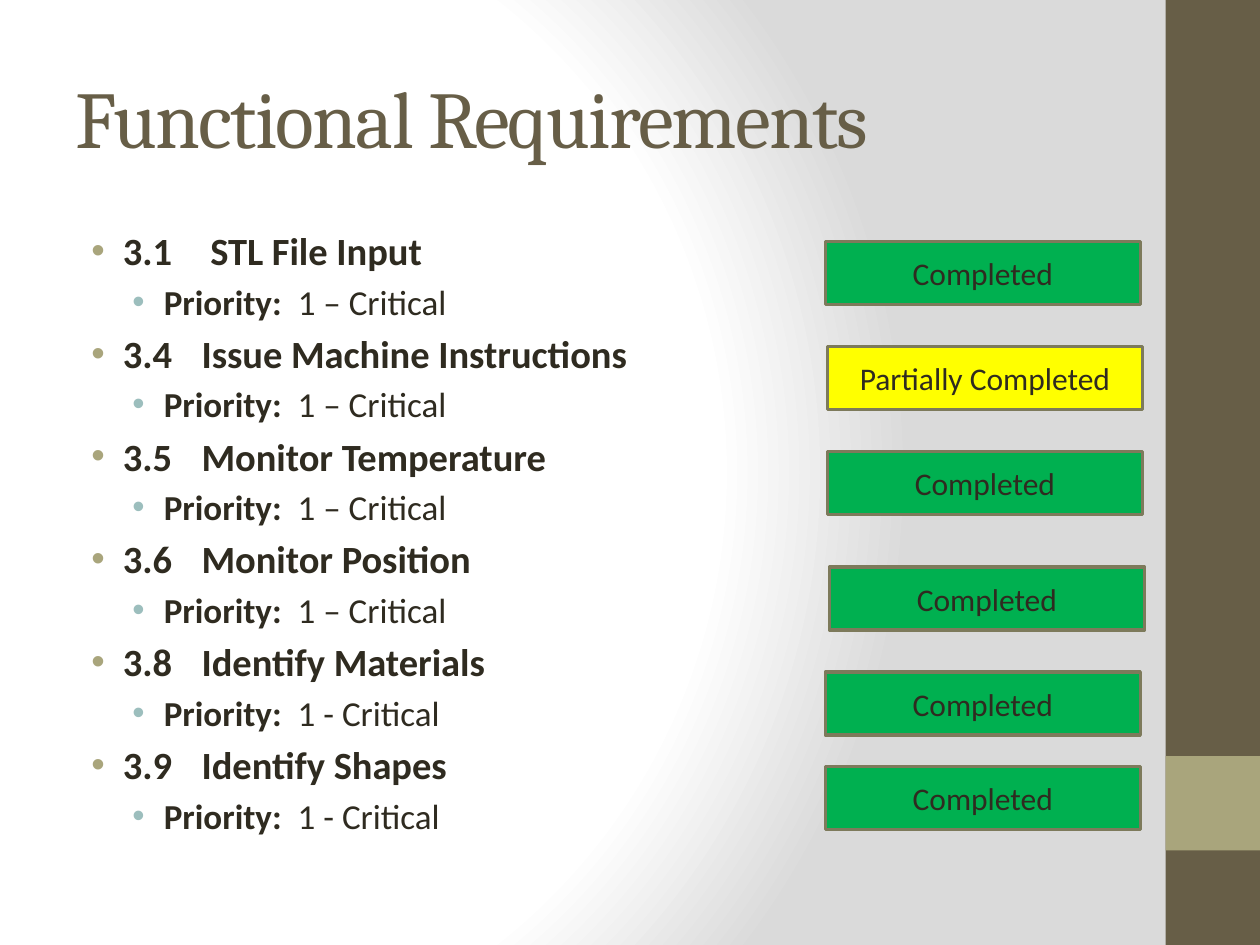
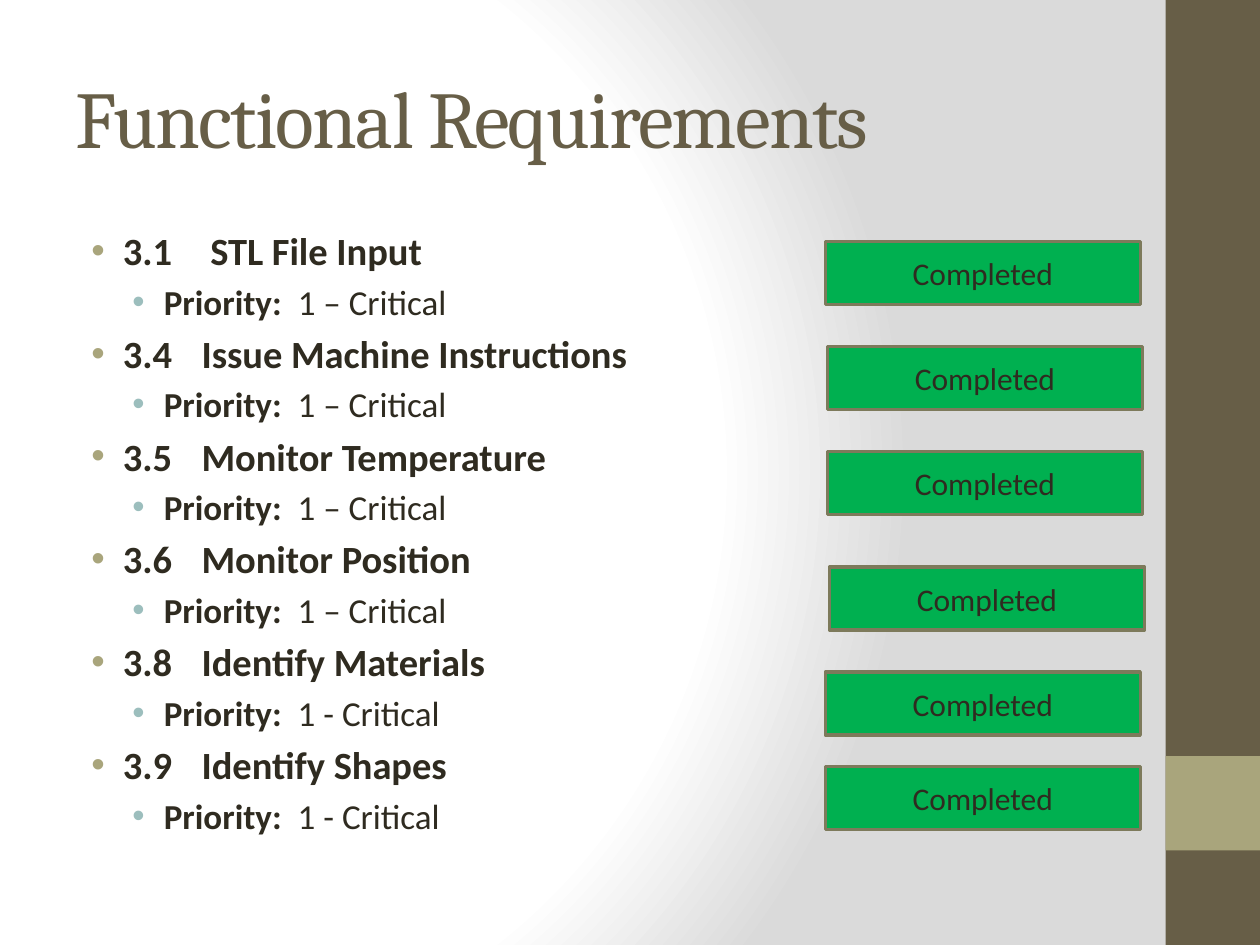
Before and after one commit to qpHalcy0n/SRDesign, a slide deck: slide 5 of Final Presentation/Ink3d Final Presentation.pptx. Drawn at 1260x945 pixels with LibreOffice and Linux fonts; fonts in the diff are those of the drawing. Boxes give left, top, right and bottom in pixels: in the first picture for what was removed or moved away, otherwise in the second. Text is boxed around its words. In the diff, an @@ line names an element or a change of style, - is before the commit and + after.

```diff
--- a/Final Presentation/Ink3d Final Presentation.pptx
+++ b/Final Presentation/Ink3d Final Presentation.pptx
@@ rectangle "Completed" at (828, 346, 1143, 410): fill #FFFF00 to #00B050 @@
@@ text in rectangle at (915, 368, 1055, 395): text changed @@
-Partially Completed
+Completed
```
Also in this commit, not shown: 1 other slide changed, 6 slides added, 3 slides removed, 7 other files.
